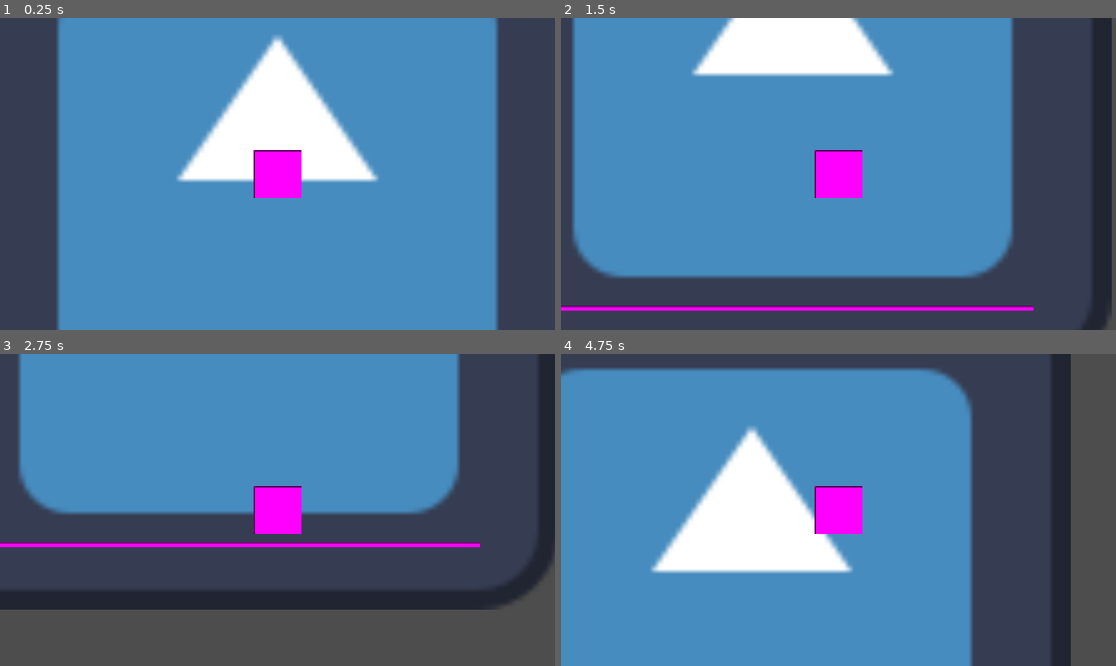
Above: before the commit, frames 1-4 (two rows, left to right).
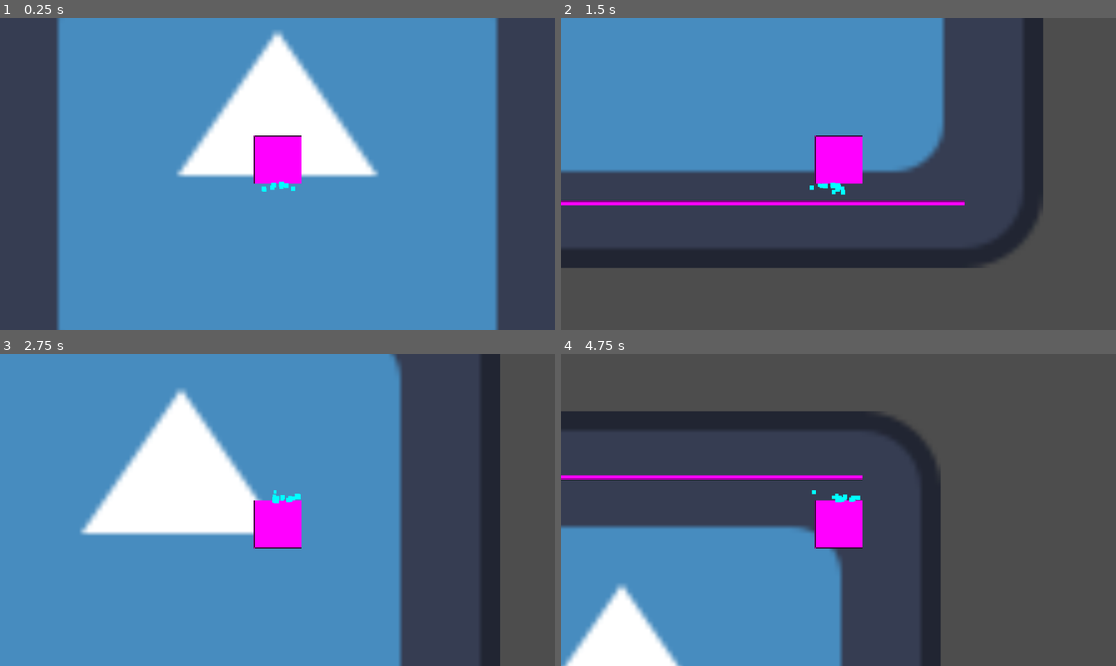
Above: after the commit, the same moments.

Repository: Math-s314/gravit-issue_project
Game: Godot game, scene res://Levels/MainTest.tscn
Same seed, same stepped clock (60 frames per second), same inputs: the game is played once before the commit and once after it. The engine's default icon, where the game draws it, is replaced by a stand-in: a white triangle on a blue panel in a dark square.
Inputs:
- Up to frame 1 (0.25 s): no input
- Up to frame 2 (1.5 s): hold D (Right) from 0.53 s (still down); tap Space (Jump) at 0.77 s
- Up to frame 3 (2.75 s): tap Space (Jump) at 1.52 s; release D (Right) at 2.03 s; hold A (Left) from 2.03 s (still down)
- Up to frame 4 (4.75 s): release A (Left) at 2.78 s; hold D (Right) 2.78-4.28 s; tap Space (Jump) at 3.02, 3.77, 4.52 s; hold A (Left) from 4.28 s (still down)

The runs differ from the first frame. In frame 1, 3.2% of the frame differs, in the area x 31-69%, y 4-58%; in frame 2, 49%; in frame 3, 57%; in frame 4, 59%, in the area x 0-92%, y 0-100%.

Commit message:
Particles Under Player

Diff:
--- a/gravit-issue/Actors/Player/Player.tscn
+++ b/gravit-issue/Actors/Player/Player.tscn
@@ -15,9 +15,26 @@
 shape = SubResource("RectangleShape2D_sipw2")
 
 [node name="Sprite2D" type="Sprite2D" parent="."]
+position = Vector2(0, -30)
 texture = SubResource("PlaceholderTexture2D_ech6m")
 
 [node name="Camera2D" type="Camera2D" parent="."]
+
+[node name="CPUParticles2D" type="CPUParticles2D" parent="."]
+position = Vector2(0, 20)
+amount = 15
+lifetime = 0.5
+local_coords = true
+emission_shape = 3
+emission_rect_extents = Vector2(30, 1)
+direction = Vector2(0, 0.5)
+spread = 20.0
+gravity = Vector2(0, 0)
+initial_velocity_min = 50.0
+initial_velocity_max = 70.0
+scale_amount_min = 6.0
+scale_amount_max = 12.0
+color = Color(0, 1, 1, 1)
 
 [node name="GravityTimer" type="Timer" parent="."]
 one_shot = true
--- a/gravit-issue/Actors/Player/player.gd
+++ b/gravit-issue/Actors/Player/player.gd
@@ -2,34 +2,41 @@
 class_name Player
 
 @export_group("Gravity")
-@export var gravity_strength := 200.0;
-@export var transition_duration := 2.0
+@export var gravity_strength := 500.0;
+@export var transition_duration := 0.5
 @export var still_duration := 10.0
 #@export_exp_easing var transition_speed := 1.0
 
 @export_group("Controls")
-@export var move_speed := 100.0
-@export var jump_force := 150.0
+@export var move_speed := 250.0
+@export var jump_force := 250.0
+
+@export_group("Display")
+@export var min_particle_speed : float = 30.0
+@export var max_particle_speed : float = 50.0
 
 
 ## Gravity switching
 var gravity_switch := 1.0;
 var gravity_transition := false
 @onready var gravity_timer := $GravityTimer
+@onready var sprite := $Sprite2D
+@onready var particles := $CPUParticles2D
 
 func _ready() -> void:
 	gravity_timer.wait_time = still_duration
 
 func _process(delta: float) -> void:
 	# Gravity
-	if(!is_on_floor()):
-		velocity.y += get_gravity_coef() * gravity_strength * delta;
-	else:
-		velocity.y = 0.0
+	print(is_on_floor())
+	if(!is_on_floor()): velocity.y += get_gravity_coef() * gravity_strength * delta;
+	else: velocity.y = 0.0
 
 	# Player input
-	var inputAxis := Input.get_axis("Left", "Right")
-	print(up_direction.y)
+	var inputAxis :=  Input.get_axis("Left", "Right")
+	particles.direction.x = -inputAxis
+	#particles.initial_velocity_min = lerp(min_particle_speed, 1.5 * min_particle_speed, abs(inputAxis))
+	#particles.initial_velocity_max = lerp(max_particle_speed, 1.5 * max_particle_speed, abs(inputAxis))
 	velocity = Vector2(inputAxis * move_speed, velocity.y)
 
 	if Input.is_action_just_pressed("Jump") && is_on_floor():
@@ -41,13 +48,15 @@
 		if(!gravity_transition):
 			return gravity_switch
 		else:
-			return gravity_switch * cos(PI * gravity_timer.time_left/transition_duration)
+			var progress : float = gravity_timer.time_left/transition_duration;
+			return gravity_switch * cos(PI * progress)
 
 func _on_gravity_switch():
-	if(gravity_transition):
+	if(gravity_transition): # Starting still period
+		scale.y = gravity_switch
 		gravity_transition = false
 		gravity_timer.wait_time = still_duration
-	else:
+	else: # Starting transition period
 		gravity_transition = true
 		gravity_timer.wait_time = transition_duration
 		gravity_switch = -gravity_switch
